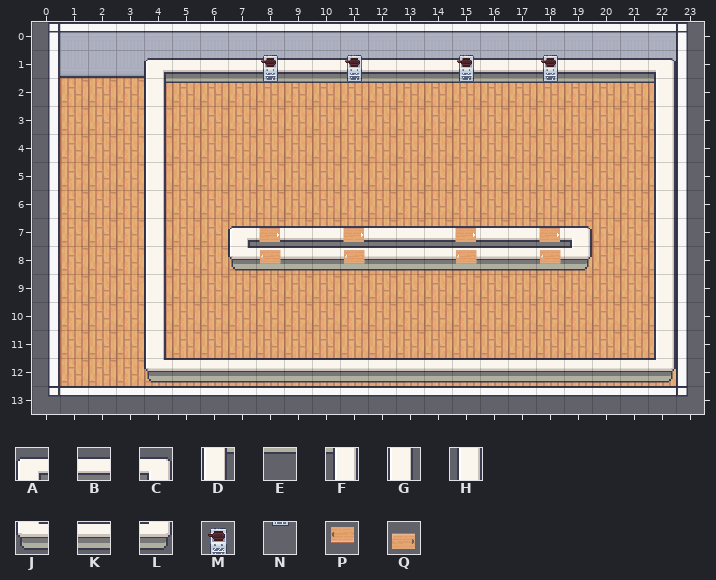
An edit to a level. Tiled map, assets/piazza-map-big.tmx. This is how it looked before the edit.
Cells are 32x32 px. Shown: x 0..23, y 0..13.
Key: from "piazza_assets": A 0, B 1, C 2, D 10, E 11, F 12, G 20, H 22, J 30, K 31, L 32, M 41, N 51, P 70 turned 270, Q 70 turned 90.
_ is an empty cell.
Layers that did not change in this view are not listed.
Layer "Counter layer" before, first column x 0:
 0 ________________________
 1 ____ABBBBBBBBBBBBBBBBBC_
 2 ____DEEEEEEEEEEEEEEEEEF_
 3 ____G_________________H_
 4 ____G_________________H_
 5 ____G_________________H_
 6 ____G_________________H_
 7 ____G__ABBBBBBBBBBBC__H_
 8 ____G__JKKKKKKKKKKKL__H_
 9 ____G_________________H_
10 ____G_________________H_
11 ____G_________________H_
12 ____JKKKKKKKKKKKKKKKKKL_
13 ________________________
Layer "Cooking layer" before, first column x 0:
 0 ________________________
 1 ________M__M___M__M_____
 2 ________N__N___N__N_____
 3 ________________________
 4 ________________________
 5 ________________________
 6 ________________________
 7 ________Q__Q___Q__Q_____
 8 ________P__P___P__P_____
 9 ________________________
10 ________________________
11 ________________________
12 ________________________
13 ________________________
Now the later version:
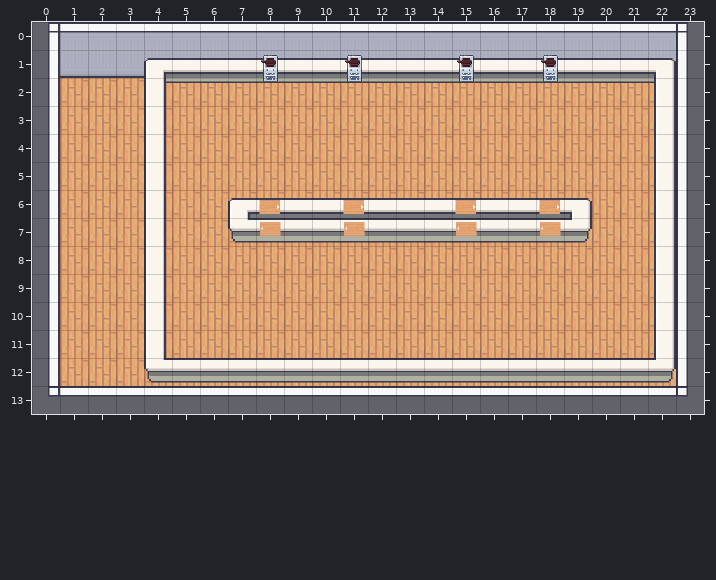
The commit says: Improved the map by making it more symmetrical
The edit:
Changed rows in their new state; . is an unchanged cell.
Layer "Counter layer":
first column x 7:
 6 ABBBBBBBBBBBC
 7 JKKKKKKKKKKKL
 8 _____________
Layer "Cooking layer":
first column x 8:
 6 Q..Q...Q..Q
 7 P..P...P..P
 8 _.._..._.._
Pixel boxes of the changes (left, top, right, bottom) in both pictures:
changed: (228, 198, 592, 271)
